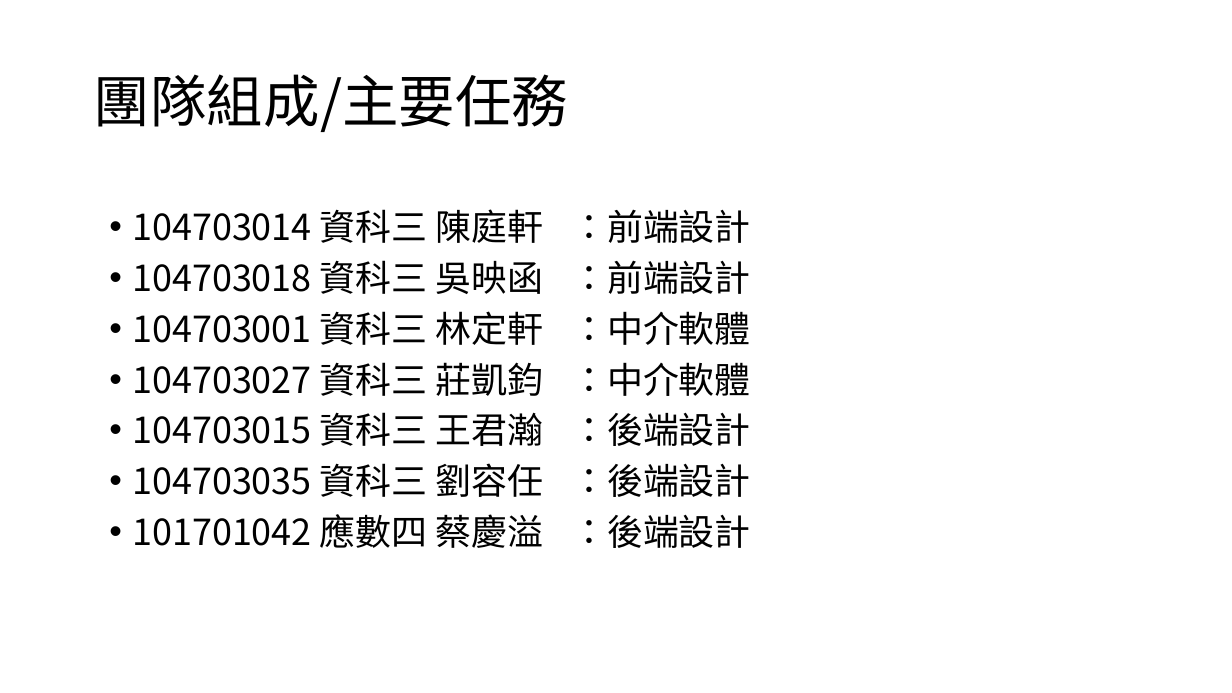
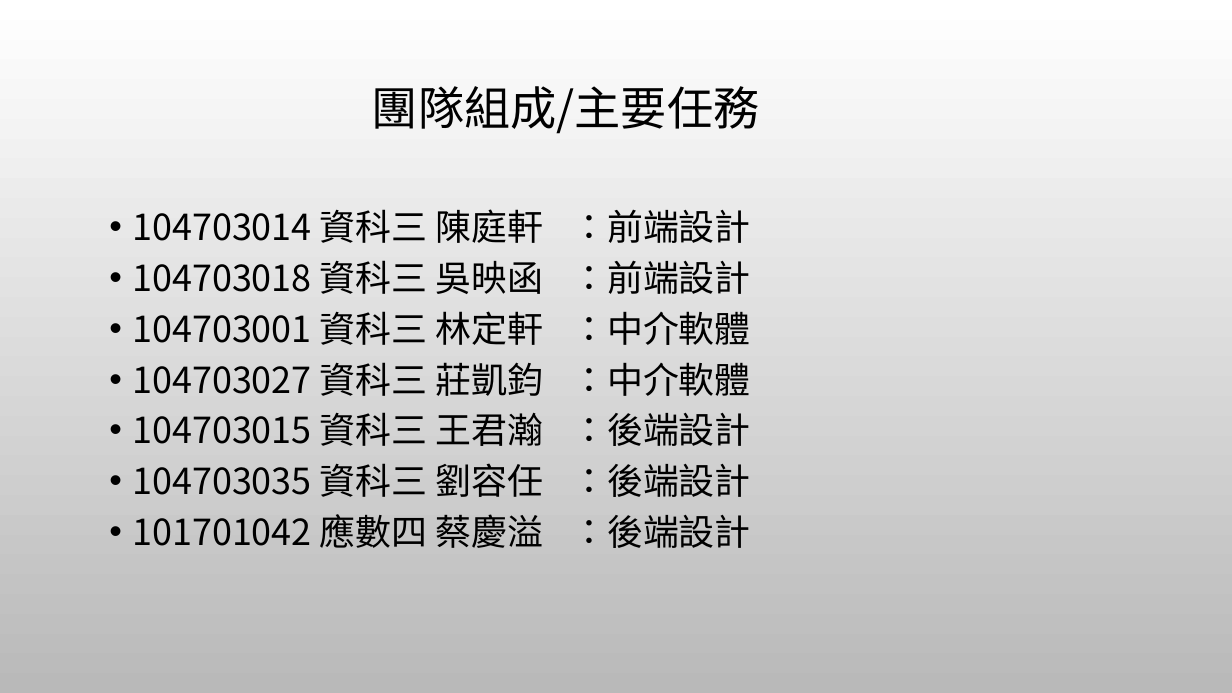
Before and after one commit to kai2june/me_courseSelecting, a slide deck: slide 2 of 期中檢查.pptx (slide 3 before the commit). Drawn at 1232x693 pixels with LibreOffice and Linux fonts; fonts in the diff are those of the drawing; background and template pictures are left out. Boxes give left, top, right and bottom in pixels: in the first picture for what was removed or moved away, otherwise in the second. Text is boxed around its words. In the diff, an @@ line names an element or a change of style, - is before the commit and + after.

```diff
--- a/期中檢查.pptx
+++ b/期中檢查.pptx
@@ background #FFFFFF to picture (left out) @@
@@ title "團隊組成/主要任務": place and size @@
-title "團隊組成/主要任務" at bbox=[94, 74, 568, 132]
+title "團隊組成/主要任務" at bbox=[372, 86, 760, 134]
@@ title "團隊組成/主要任務" at bbox=[372, 86, 760, 134]: size 44 to 36 pt; alignment left to centre @@
```
Also in this commit, not shown: 8 other slides changed, 8 slides added, 2 slides removed.
